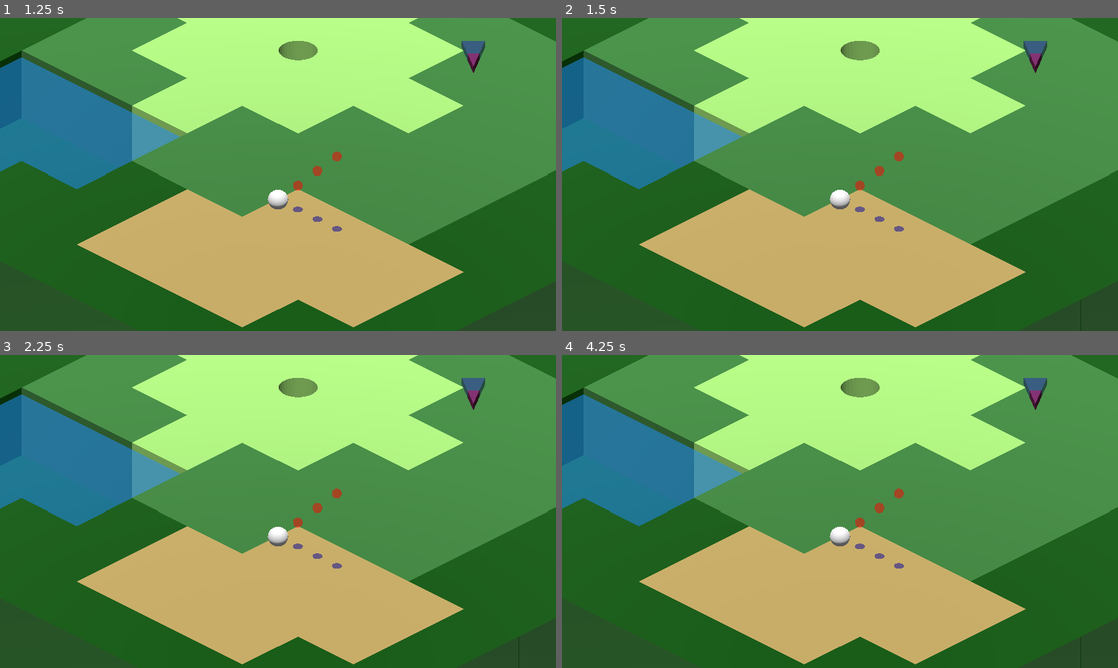
Above: before the commit, frames 1-4 (two rows, left to right).
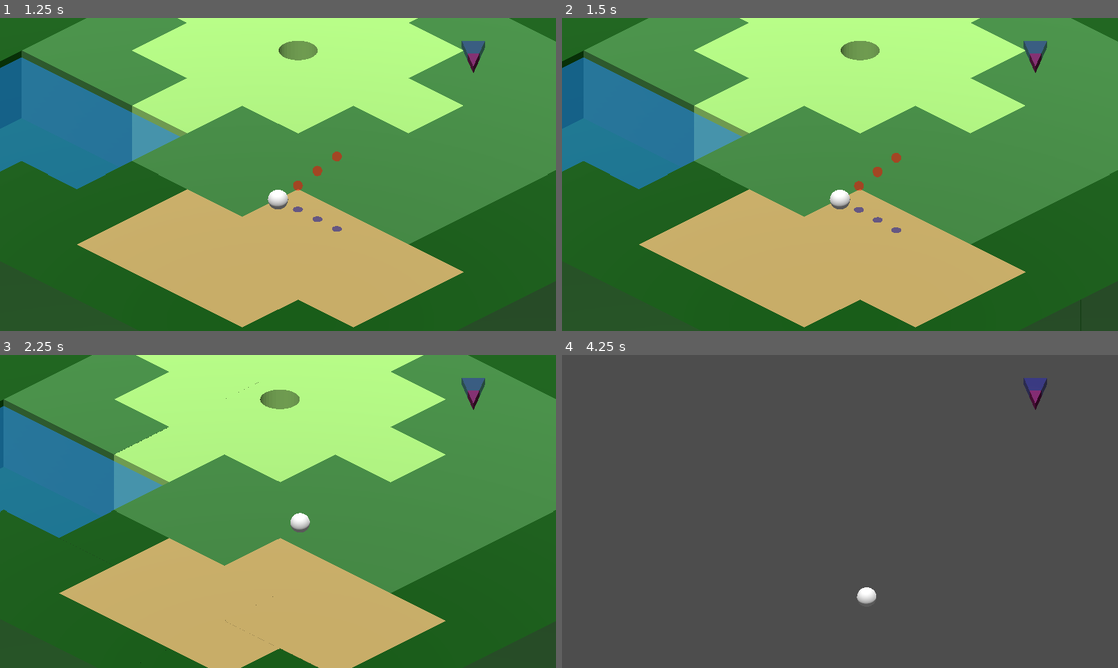
Above: after the commit, the same moments.

Repository: corin-gaiotto/gdc-jam-fall-2026
Game: Godot game, scene res://scenes/golfing.tscn
The game is run twice, just before and just after one commit, with the same random seed, the same clock (stepped at 60 frames per second) and the same inputs.
Inputs (mouse positions are in pixels of both pictures, inside the frame that each line leads up to):
- Up to frame 1 (1.25 s): click (300, 199) at 0.5 s
- Up to frame 2 (1.5 s): tap Enter at 1.25 s; move the mouse to (962, 158) at 1.27 s; hold D (ball_angle_right) from 1.28 s (still down); tap Space (ball_launch) at 1.35 s
- Up to frame 3 (2.25 s): click (400, 495) at 2 s; move the mouse to (166, 527) at 2.02 s; release D (ball_angle_right) at 2.03 s; hold S (ball_angle_down) from 2.03 s (still down); tap Space (ball_launch) at 2.1 s
- Up to frame 4 (4.25 s): move the mouse to (895, 442) at 2.77 s; release S (ball_angle_down) at 2.78 s; hold D (ball_angle_right) 2.78-3.53 s; tap Space (ball_launch) at 2.85, 3.6 s; move the mouse to (812, 574) at 3.52 s; hold W (ball_angle_up) from 3.53 s (still down)

Frame 1 is identical in both runs. In frame 2, 0.1% of the frame differs, in the area x 52-62%, y 42-69%; in frame 3, 16%; in frame 4, 100%, in the area x 0-100%, y 0-100%.

Commit message:
all cheats are done

Diff:
--- a/scenes/golfMaps/test_golf_map.tscn
+++ b/scenes/golfMaps/test_golf_map.tscn
@@ -1,6 +1,7 @@
 [gd_scene format=3 uid="uid://dukfjrg7t7ofw"]
 
 [ext_resource type="MeshLibrary" uid="uid://dhpmja7p5e7fa" path="res://resources/mesh/default_mesh_library.tres" id="1_a8l3f"]
+[ext_resource type="Script" uid="uid://dgp82b0a4emeg" path="res://scripts/golf_map.gd" id="2_jqfuh"]
 
 [node name="GridMap" type="GridMap" unique_id=1748631992]
 mesh_library = ExtResource("1_a8l3f")
@@ -9,4 +10,5 @@
 data = {
 "cells": PackedInt32Array(-65537, 65533, 4, -131072, 65533, 3, -131071, 65533, 3, -131071, 65534, 3, -131071, 65535, 3, …(2342 unchanged characters)…
 }
+script = ExtResource("2_jqfuh")
 metadata/_editor_floor_ = Vector3(0, -3, 0)
--- a/scenes/golfing.tscn
+++ b/scenes/golfing.tscn
@@ -27,9 +27,10 @@
 [node name="WorldEnvironment" type="WorldEnvironment" parent="." unique_id=171808503]
 environment = SubResource("Environment_2j3k6")
 
-[node name="GolfBall" parent="." unique_id=1367131474 node_paths=PackedStringArray("wind_controller") instance=ExtResource("2_xbj8l")]
+[node name="GolfBall" parent="." unique_id=1367131474 node_paths=PackedStringArray("wind_controller", "gridmap") instance=ExtResource("2_xbj8l")]
 transform = Transform3D(1, 0, 0, 0, 1, 0, 0, 0, 1, 0.19504404, -0.8486372, 0.5544168)
 wind_controller = NodePath("../WindController")
+gridmap = NodePath("../GridMap")
 
 [node name="WindController" parent="." unique_id=1318375014 instance=ExtResource("4_rbsrl")]
 transform = Transform3D(1, -2.9802322e-08, 0, 0, 1, 0, 0, -2.9802322e-08, 1, 5.9604645e-08, 0, 5.9604645e-08)
--- a/scripts/golf_ball.gd
+++ b/scripts/golf_ball.gd
@@ -8,6 +8,7 @@
 @onready var aim_shadows = [$RayCast3D/AimShadow1, $RayCast3D/AimShadow2, $RayCast3D/AimShadow3]
 
 @export var wind_controller: WindController
+@export var gridmap: GolfMap
 
 enum BALL_STATE {AIMABLE, IN_MOTION, RESTING, HAZARD}
 enum CHEATS {NONE, WIND, BALL, MOLE, TILT}
@@ -22,6 +23,8 @@
 var mouse_direction: float = 0 # used for wind and tilt cheats
 var mouse_strength: float = 0 # used for wind and tilt cheats
 
+var cheated: bool = 0
+
 var stroke_count: int = 0
 @onready var previous_position: Vector3 = global_position
 
@@ -50,6 +53,10 @@
 var launch_percent_direction: float = 1 # whether bar is moving up or down (1 or -1)
 var launch_percent: float = 0
 var launch_strength: float = 10 # strength of the strongest shot
+
+func set_cheated():
+	cheated = true
+	selected_cheat = CHEATS.NONE
 
 func get_mouse_properties():
 	var rawPosition = get_viewport().get_mouse_position() - Vector2(1920/2, 1080/2)
@@ -80,6 +87,8 @@
 		apply_central_force(Vector3(cos(wind_controller.wind_direction), 0, sin(wind_controller.wind_direction)) * wind_controller.wind_strength * delta)
 	match state:
 		BALL_STATE.AIMABLE:
+			if $RayCast3D.is_colliding():
+				position.y += 0.01
 			linear_velocity = Vector3.ZERO
 			angular_velocity = Vector3.ZERO
 			self.set_axis_lock(PhysicsServer3D.BODY_AXIS_LINEAR_X, true)
@@ -87,26 +96,57 @@
 			self.set_axis_lock(PhysicsServer3D.BODY_AXIS_LINEAR_Z, true)
 			match selected_cheat:
 				CHEATS.NONE:
-					$CanvasLayer/CheatMenu.show()
+					if cheated:
+						$CanvasLayer/CheatMenu.hide()
+					else:
+						$CanvasLayer/CheatMenu.show()
 					if launching:
 						launching_controls()
 					else:
 						aiming_controls()
 					draw_aiming()
 				CHEATS.WIND:
+					hide_aiming()
 					$CanvasLayer/CheatMenu.hide()
 					get_mouse_properties()
 					wind_controller.wind_direction = mouse_direction
 					wind_controller.wind_strength = clampf(mouse_strength, 0, 300)
 					if Input.is_action_just_pressed("cheat_confirm"):
-						selected_cheat = CHEATS.NONE
+						set_cheated()
 				CHEATS.BALL:
+					hide_aiming()
 					$CanvasLayer/CheatMenu.hide()
 				CHEATS.MOLE:
+					hide_aiming()
 					$CanvasLayer/CheatMenu.hide()
+					var hole_pos = gridmap.get_hole_position()
+					if Input.is_action_just_pressed("ball_angle_down"):
+						var temp = [gridmap.get_cell_item(hole_pos + Vector3i(0, 0, 1)), gridmap.get_cell_item_orientation(hole_pos + Vector3i(0, 0, 1))]
+						gridmap.set_cell_item(hole_pos + Vector3i(0, 0, 1), 6, 0)
+						gridmap.set_cell_item(hole_pos, temp[0], temp[1])
+						set_cheated()
+					elif Input.is_action_just_pressed("ball_angle_up"):
+						var temp = [gridmap.get_cell_item(hole_pos + Vector3i(0, 0, -1)), gridmap.get_cell_item_orientation(hole_pos + Vector3i(0, 0, -1))]
+						gridmap.set_cell_item(hole_pos + Vector3i(0, 0, -1), 6, 0)
+						gridmap.set_cell_item(hole_pos, temp[0], temp[1])
+						set_cheated()
+					elif Input.is_action_just_pressed("ball_angle_left"):
+						var temp = [gridmap.get_cell_item(hole_pos + Vector3i(-1, 0, 0)), gridmap.get_cell_item_orientation(hole_pos + Vector3i(-1, 0, 0))]
+						gridmap.set_cell_item(hole_pos + Vector3i(-1, 0, 0), 6, 0)
+						gridmap.set_cell_item(hole_pos, temp[0], temp[1])
+						set_cheated()
+					elif Input.is_action_just_pressed("ball_angle_right"):
+						var temp = [gridmap.get_cell_item(hole_pos + Vector3i(1, 0, 0)), gridmap.get_cell_item_orientation(hole_pos + Vector3i(1, 0, 0))]
+						gridmap.set_cell_item(hole_pos + Vector3i(1, 0, 0), 6, 0)
+						gridmap.set_cell_item(hole_pos, temp[0], temp[1])
+						set_cheated()
 				CHEATS.TILT:
+					hide_aiming()
 					$CanvasLayer/CheatMenu.hide()
 					get_mouse_properties()
+					gridmap.rotation = Vector3(cos(mouse_direction) * deg_to_rad(2) * clampf(mouse_strength/300, 0, 1), 0, sin(mouse_direction) * deg_to_rad(2) * clampf(mouse_strength/300, 0, 1))
+					if Input.is_action_just_pressed("cheat_confirm"):
+						set_cheated()
 		BALL_STATE.IN_MOTION:
 			$CanvasLayer/CheatMenu.hide()
 			hide_aiming()
@@ -115,9 +155,15 @@
 			$CanvasLayer/CheatMenu.hide()
 			hide_aiming()
 			previous_position = global_position
-			# temporarily:
+
 			wind_controller.randomize_wind()
 			state = BALL_STATE.AIMABLE
+			gridmap.rotation = Vector3(0, 0, 0)
+			gravity_scale = 1.0
+
+			## LATER: run the roll for if you're caught cheating here
+
+			cheated = false
 		BALL_STATE.HAZARD:
 			$CanvasLayer/CheatMenu.hide()
 			linear_velocity = Vector3.ZERO
@@ -255,7 +301,8 @@
 
 
 func _on_ball_cheat_pressed() -> void:
-	selected_cheat = CHEATS.BALL
+	set_cheated()
+	gravity_scale = 0.5
 
 
 func _on_mole_cheat_pressed() -> void:
--- /dev/null
+++ b/scripts/golf_map.gd
@@ -0,0 +1,6 @@
+extends GridMap
+
+class_name GolfMap
+
+func get_hole_position():
+	return self.get_used_cells_by_item(6)[0] # id of hole
Not shown, added: scripts/golf_map.gd.uid
